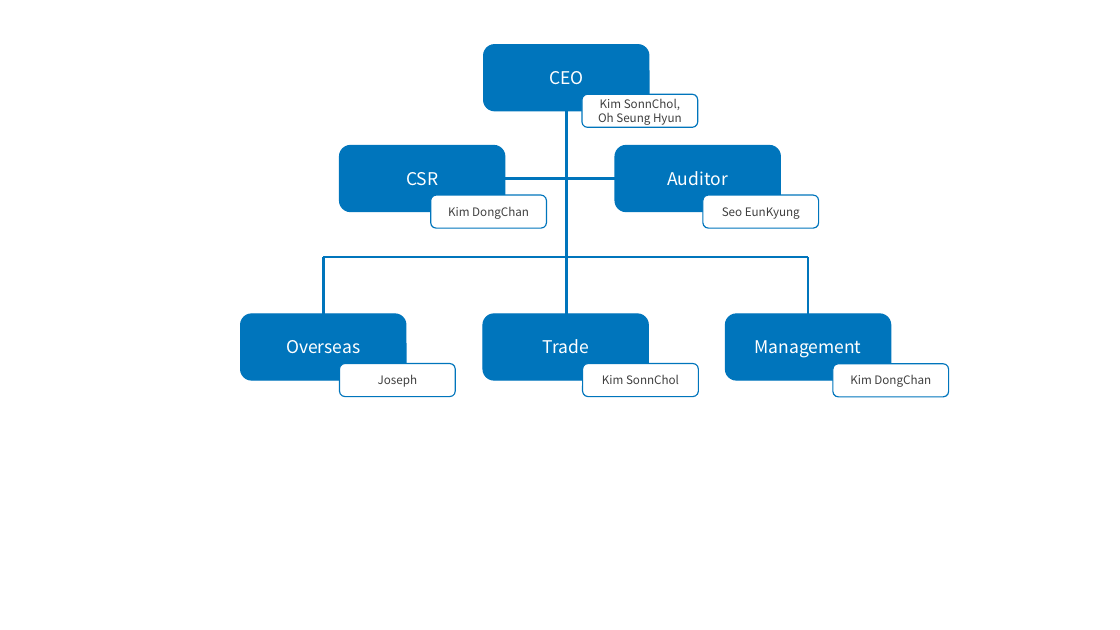
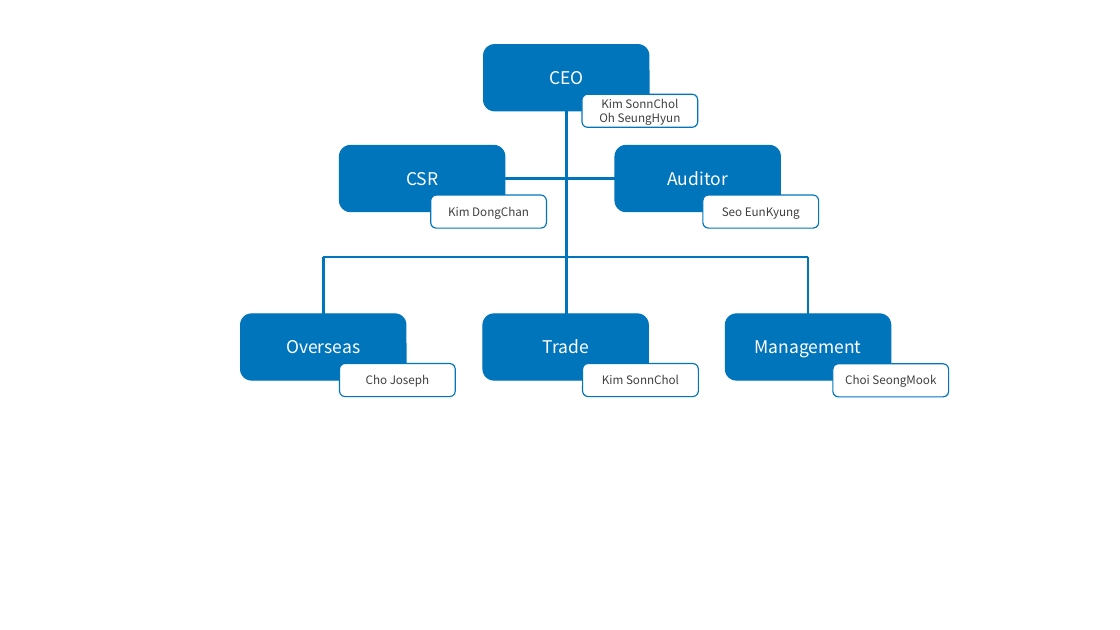
Before and after one commit to dojinkimm/dgpglobal, a slide deck: slide 2 of dgp.pptx. Drawn at 1120x630 pixels with LibreOffice and Linux fonts; fonts in the diff are those of the drawing. Boxes give left, top, right and bottom in pixels: in the first picture for what was removed or moved away, otherwise in the second. Text is boxed around its words. In the diff, an @@ line names an element or a change of style, - is before the commit and + after.

```diff
--- a/dgp.pptx
+++ b/dgp.pptx
@@ text in rounded rectangle at (599, 98, 681, 125): text changed @@
-Kim SonnChol, Oh Seung Hyun
+Kim SonnChol
+Oh SeungHyun
@@ text in rounded rectangle at (366, 374, 429, 387): text changed @@
-Joseph
+Cho Joseph
@@ text in rounded rectangle at (845, 374, 936, 387): text changed @@
-Kim DongChan
+Choi SeongMook
```
Also in this commit, not shown: 1 other slide changed, 4 other files.
